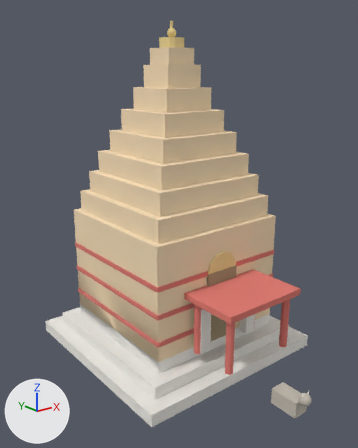
The FBX model Assets/Internal/Models/World/Buildings/India/Temple_India.fbx as it was, and as the next commit left it.
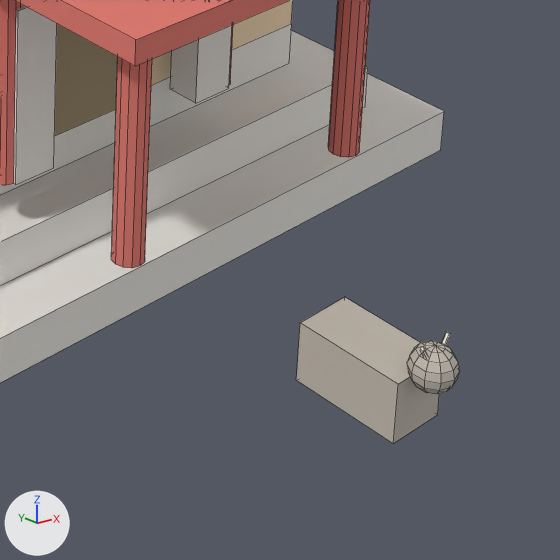
Old and new are each drawn whole from a 50 mm lens placed at (-10.21, -11.75, 9.68), pointed at (-0.62, 0.23, 4.88) and again close up on the part from 55% to 94% of the width and 69% to 100% of the height. Every picture has the same lights, and +X, +Y and +Z are marked at lower left. The last two pictures show the newer version. The close-ups show mesh edges as thin lines. Where no turn or scale is listed for an object, it has been applied to the vertices. Vertices at exactly the same position are counted once.

In view in the first close-up: 'Temple_India_Mesh'.
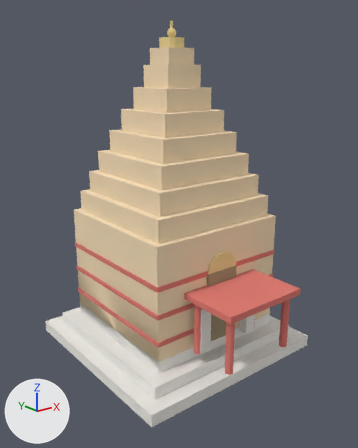
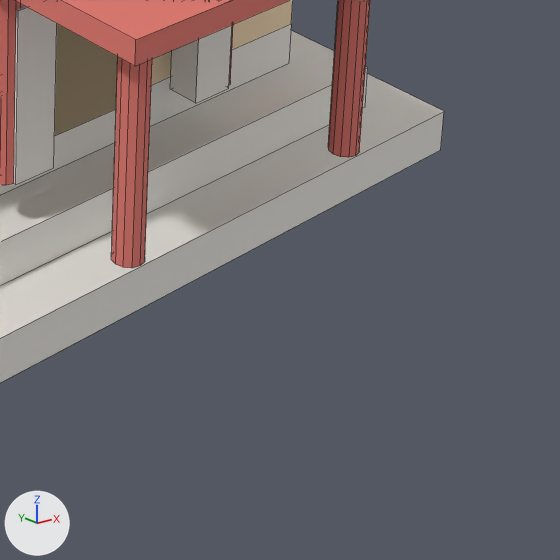
The newer file is also turned or shifted as a whole; pictures and numbers use the older file's frame.

Pixel boxes (x1, y1, x2, y2) of what changed, in the close-ups (560 x 560 px):
'Temple_India_Mesh', reshaped
    before: (0, 0, 459, 444)
    after: (0, 0, 444, 383)
part 1 of me_temple_india_mesh, deleted
    before: (407, 341, 459, 394)
part 2 of me_temple_india_mesh, deleted
    before: (420, 347, 428, 358)
part 3 of me_temple_india_mesh, deleted
    before: (442, 332, 451, 346)
part 4 of me_temple_india_mesh, deleted
    before: (296, 297, 439, 444)

The change, as a diff of the scene's bpy script:
```diff
--- a/Assets/Internal/Models/World/Buildings/India/Temple_India.fbx.py
+++ b/Assets/Internal/Models/World/Buildings/India/Temple_India.fbx.py
@@ me_temple_india_mesh @@
 # used by ob_temple_india_mesh; location = (0.0, 0.0, 0.0)
-me_temple_india_mesh.from_pydata(...)  # 760 vertices, 639 faces; spans x -3.5..3.5, y -4.86..4.86, z 0.0..11.1
+me_temple_india_mesh.from_pydata(...)  # 660 vertices, 539 faces; spans x -3.5..3.5, y -3.13..4.86, z 0.0..11.1
+# me_temple_india_mesh part 1: the loose piece of 72 vertices spanning x -0.17..0.17, y -4.86..-4.51, z 0.6..0.96 is deleted
+# me_temple_india_mesh part 2: the loose piece of 10 vertices spanning x -0.16..-0.04, y -4.7..-4.67, z 0.83..1.01 is deleted
+# me_temple_india_mesh part 3: the loose piece of 10 vertices spanning x 0.04..0.16, y -4.7..-4.67, z 0.83..1.01 is deleted
+# me_temple_india_mesh part 4: the loose piece of 8 vertices spanning x -0.25..0.25, y -4.59..-3.69, z 0.2..0.7 is deleted
 me_temple_india_mesh.materials.append(mat_stone_pale)
```
